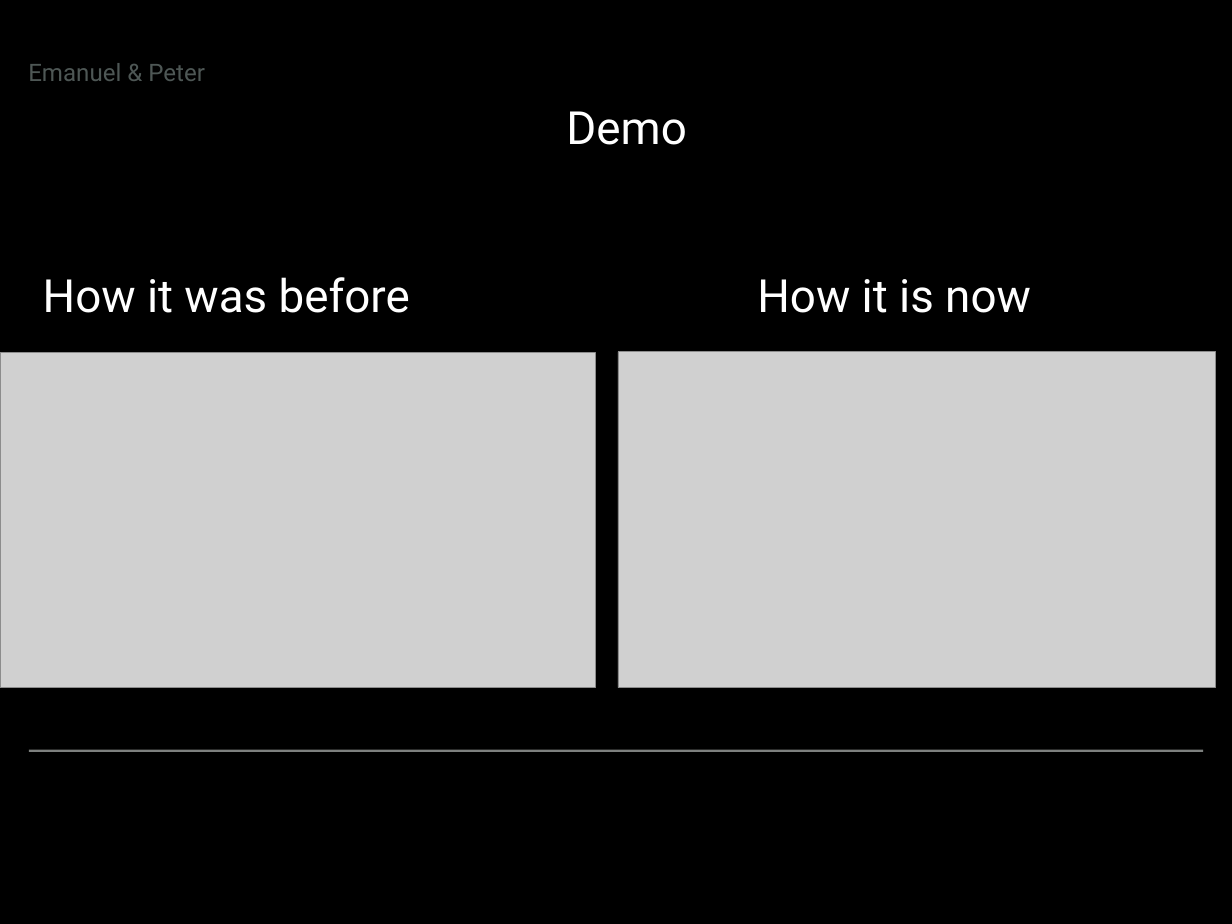
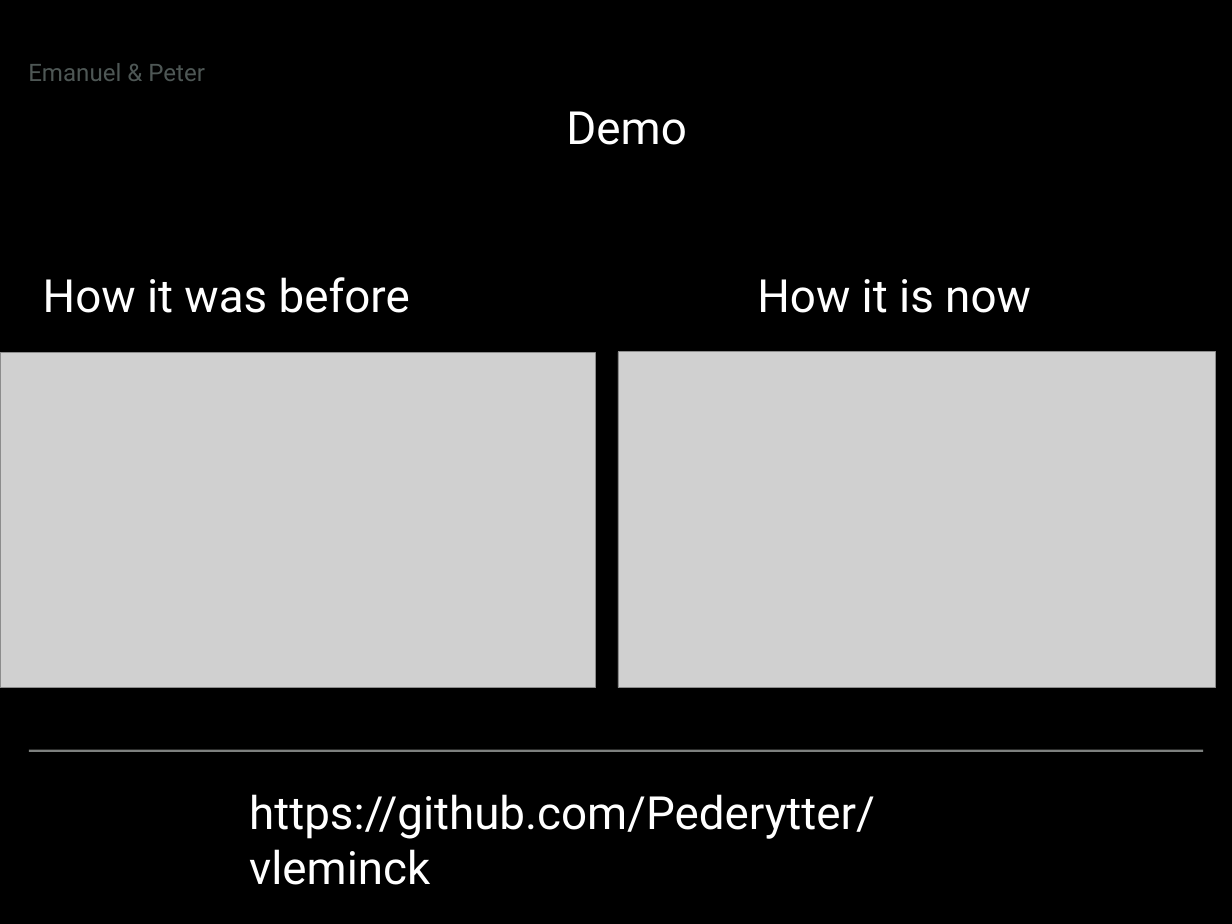
Before and after one commit to Pederytter/uglytub, a slide deck: slide 4 of præsentation/presentation_template.pptx. Drawn at 1232x924 pixels with LibreOffice and Linux fonts; fonts in the diff are those of the drawing; grey boxes stand for pictures; background and template pictures are left out. Boxes give left, top, right and bottom in pixels: in the first picture for what was removed or moved away, otherwise in the second. Text is boxed around its words. In the diff, an @@ line names an element or a change of style, - is before the commit and + after.

```diff
--- a/præsentation/presentation_template.pptx
+++ b/præsentation/presentation_template.pptx
@@ text added at (x1=249, y1=794, x2=875, y2=885), 38 pt, text #FFFFFF @@
+https://github.com/Pederytter/vleminck
```
Also in this commit, not shown: 2 other files.
